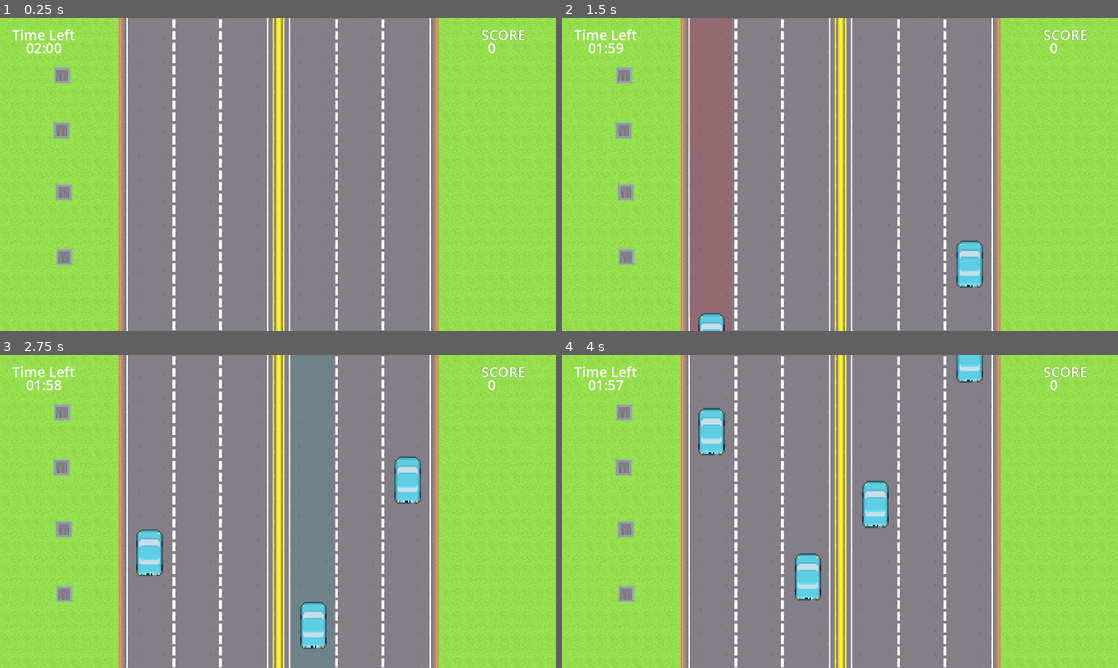
Above: before the commit, frames 1-4 (two rows, left to right).
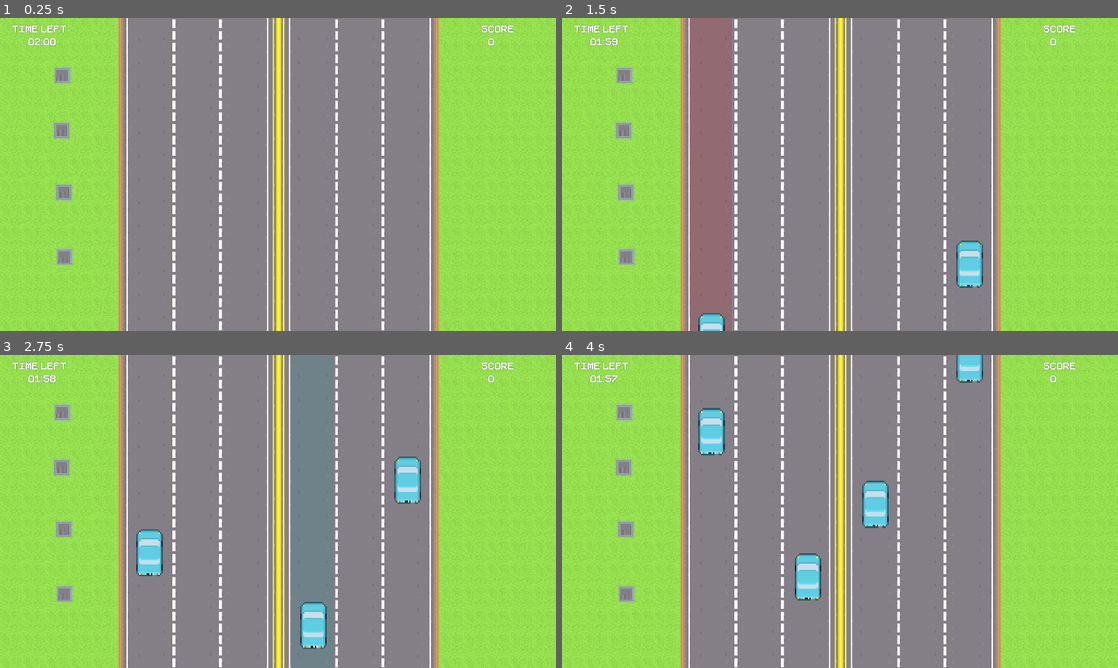
Above: after the commit, the same moments.

Repository: lewis785/gmtk-game-jam-2023
Game: Godot game, scene res://scenes/world.tscn
Two runs of this game, one before a commit and one after it. Both use one fixed random seed, a clock stepped at 60 frames per second and the inputs below. Sound files missing from this copy of the repository are replaced by a short silence.
Inputs (mouse positions are in pixels of both pictures, inside the frame that each line leads up to):
- Up to frame 1 (0.25 s): no input
- Up to frame 2 (1.5 s): tap Enter at 0.5 s; move the mouse to (962, 158) at 0.52 s; click (962, 158) at 0.67 s; move the mouse to (728, 190) at 1.27 s; click (728, 190) at 1.42 s
- Up to frame 3 (2.75 s): move the mouse to (333, 442) at 2.02 s; click (333, 442) at 2.17 s
- Up to frame 4 (4 s): move the mouse to (812, 574) at 2.77 s; click (812, 574) at 2.92 s; move the mouse to (1006, 558) at 3.52 s; click (1006, 558) at 3.67 s

The runs differ from the first frame. In frame 1, 0.7% of the frame differs, in the area x 2-95%, y 2-12%; in frame 2, 0.7%; in frame 3, 0.7%; in frame 4, 0.7%.

Commit message:
ADD Label fonts using 8-Bit font

Diff:
--- a/scenes/camera/Camera.tscn
+++ b/scenes/camera/Camera.tscn
@@ -1,22 +1,33 @@
-[gd_scene load_steps=8 format=3 uid="uid://ducgpyhu2ta5y"]
+[gd_scene load_steps=9 format=3 uid="uid://ducgpyhu2ta5y"]
 
 [ext_resource type="Script" path="res://scenes/camera/Camera.gd" id="1_vhv56"]
 [ext_resource type="Script" path="res://scenes/camera/HUD.gd" id="2_8s8hg"]
 [ext_resource type="PackedScene" uid="uid://crhvt7f3ake6g" path="res://scenes/components/TimerComponent.tscn" id="3_i6a5x"]
+[ext_resource type="FontFile" uid="uid://d0jrm5b22wpwa" path="res://assets/fonts/Pixeboy-z8XGD.ttf" id="3_w4eob"]
 
 [sub_resource type="LabelSettings" id="LabelSettings_awp2q"]
+font = ExtResource("3_w4eob")
 font_size = 32
+outline_size = 1
+outline_color = Color(0, 0, 0, 1)
 
 [sub_resource type="LabelSettings" id="LabelSettings_gukxs"]
+font = ExtResource("3_w4eob")
 font_size = 32
+outline_size = 1
+outline_color = Color(0, 0, 0, 1)
 
 [sub_resource type="LabelSettings" id="LabelSettings_ai56b"]
+font = ExtResource("3_w4eob")
 font_size = 32
 outline_size = 1
 outline_color = Color(0, 0, 0, 1)
 
 [sub_resource type="LabelSettings" id="LabelSettings_522ud"]
+font = ExtResource("3_w4eob")
 font_size = 32
+outline_size = 1
+outline_color = Color(0, 0, 0, 1)
 
 [node name="Camera" type="Camera2D"]
 limit_left = 0
Binary file added: assets/fonts/Pixeboy-z8XGD.ttf
Not shown, added: assets/fonts/Pixeboy-z8XGD.ttf.import
